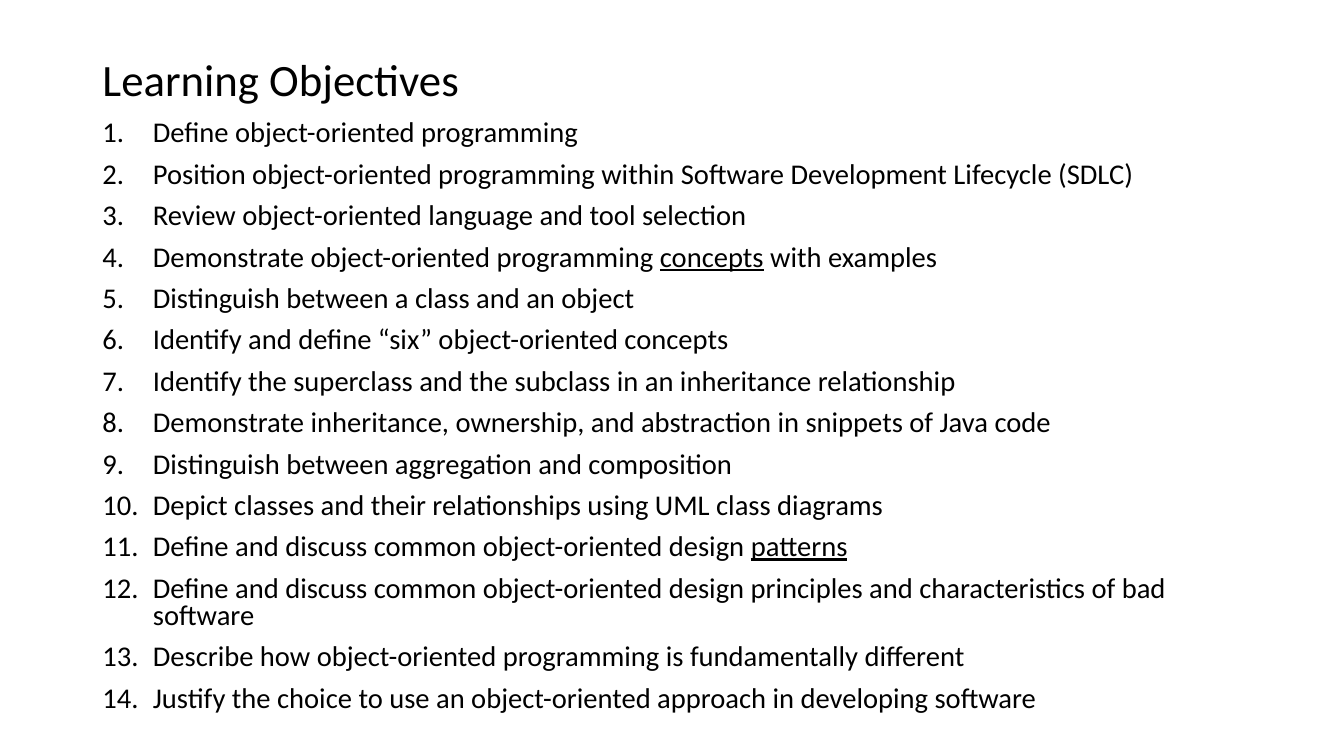
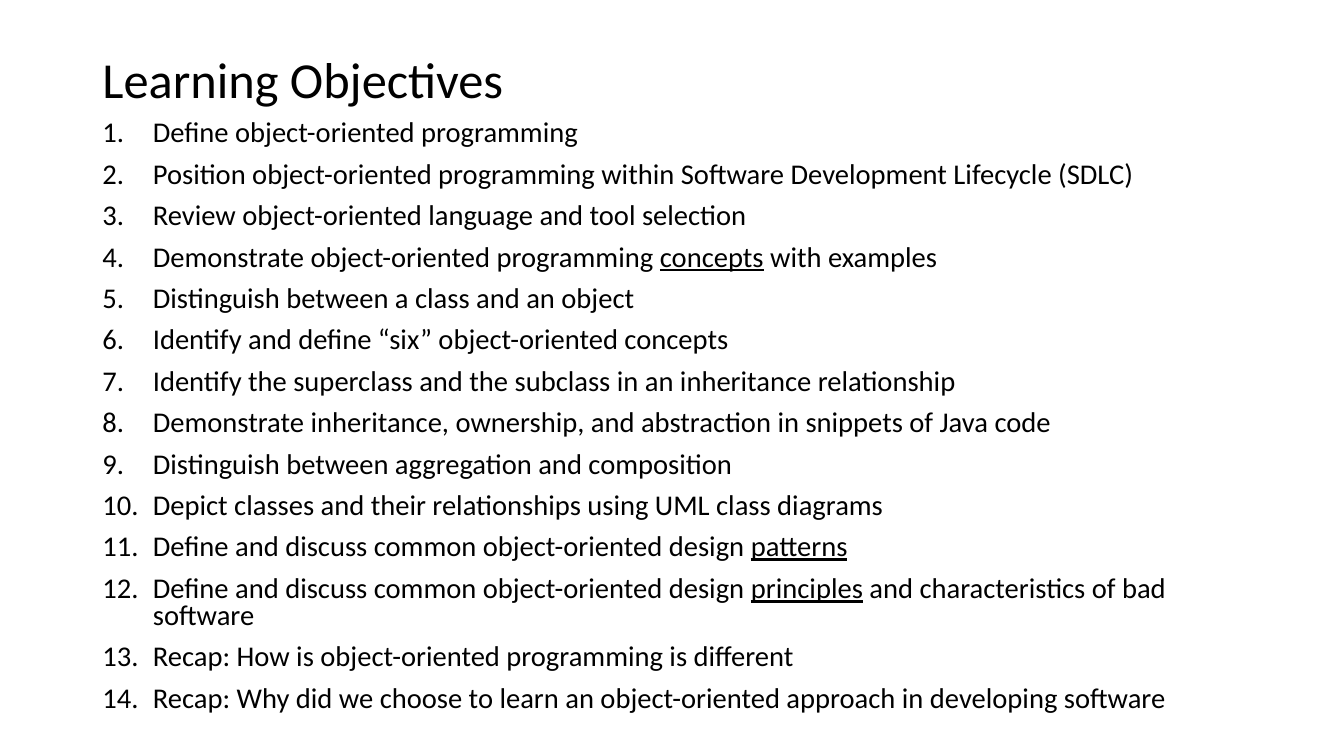
Before and after one commit to EricJPogue/www-epogue-info, a slide deck: slide 1 of CPSC-24500/Week01/2016SpringW01Slides.pptx. Drawn at 1344x756 pixels with LibreOffice and Linux fonts; fonts in the diff are those of the drawing. Boxes give left, top, right and bottom in pixels: in the first picture for what was removed or moved away, otherwise in the second. Text is boxed around its words. In the diff, an @@ line names an element or a change of style, - is before the commit and + after.

```diff
--- a/CPSC-24500/Week01/2016SpringW01Slides.pptx
+++ b/CPSC-24500/Week01/2016SpringW01Slides.pptx
@@ title "Learning Objectives" at box(102, 63, 503, 107): size 32 to 36 pt @@
@@ text at box(153, 578, 1166, 626): underline on in "principles" @@
@@ text at box(153, 646, 1165, 713): text changed @@
-13. Describe how object-oriented programming is fundamentally different
-14. Justify the choice to use an object-oriented approach in developing software
+13. Recap: How is object-oriented programming is different
+14. Recap: Why did we choose to learn an object-oriented approach in developing software
```
Also in this commit, not shown: 38 other slides changed, 1 other file.
